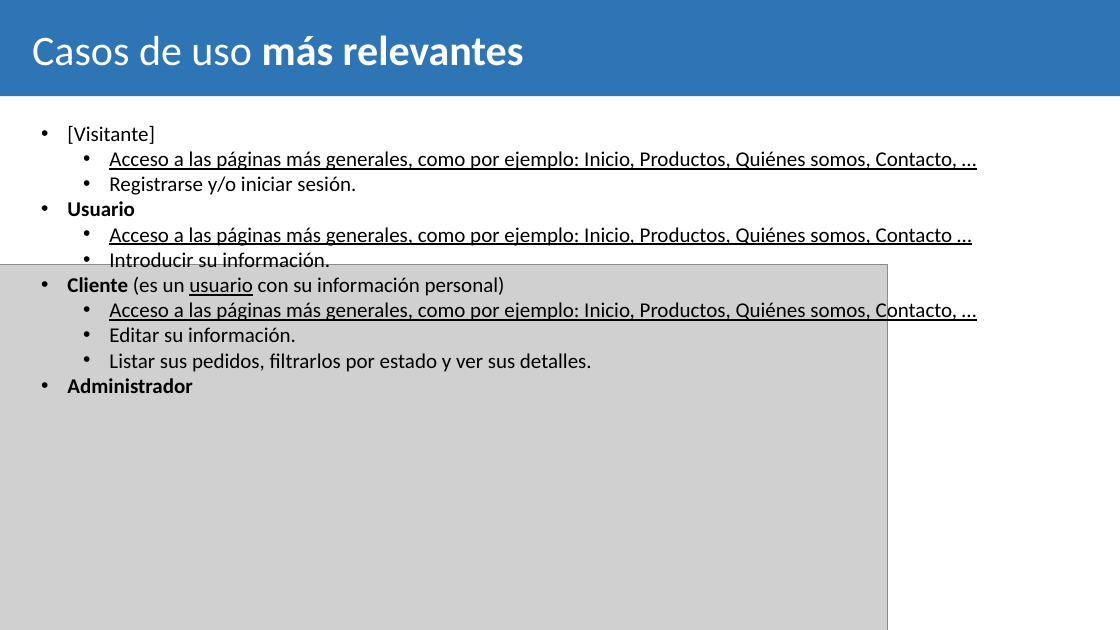
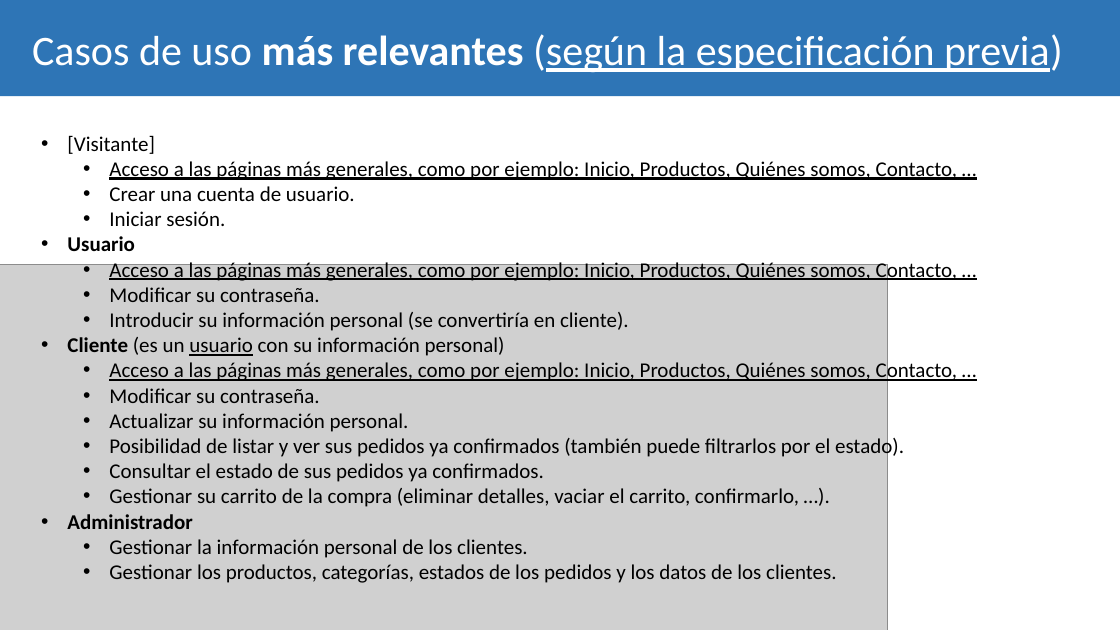
Before and after one commit to alejandromaringomez/ProyectoCameraShop, a slide deck: slide 5 of Camera.Shop.pptx (slide 6 before the commit). Drawn at 1120x630 pixels with LibreOffice and Linux fonts; fonts in the diff are those of the drawing; grey boxes stand for pictures. Boxes give left, top, right and bottom in pixels: in the first picture for what was removed or moved away, otherwise in the second. Text is boxed around its words. In the diff, an @@ line names an element or a change of style, - is before the commit and + after.

```diff
--- a/Camera.Shop.pptx
+++ b/Camera.Shop.pptx
@@ title at box(32, 34, 1063, 72): text changed; bold off @@
-Casos de uso más relevantes
+Casos de uso más relevantes (según la especificación previa)
@@ text "[Visitante]": place and size @@
-text "[Visitante]" at box(67, 125, 958, 393)
+text "[Visitante]" at box(67, 135, 958, 583)
@@ text at box(109, 186, 355, 226): text changed @@
-  • Registrarse y/o iniciar sesión.
+  • Crear una cuenta de usuario.
+  • Iniciar sesión.
@@ text at box(109, 259, 958, 331): text changed @@
-  • Acceso a las páginas más generales, como por ejemplo: Inicio, Productos, Quiénes somos, Contacto …
-  • Introducir su información.
+  • Acceso a las páginas más generales, como por ejemplo: Inicio, Productos, Quiénes somos, Contacto, …
+  • Modificar su contraseña.
+  • Introducir su información personal (se convertiría en cliente).
@@ text at box(109, 388, 904, 507): text changed @@
-  • Editar su información.
-  • Listar sus pedidos, filtrarlos por estado y ver sus detalles.
+  • Modificar su contraseña.
+  • Actualizar su información personal.
+  • Posibilidad de listar y ver sus pedidos ya confirmados (también puede filtrarlos por el estado).
+  • Consultar el estado de sus pedidos ya confirmados.
+  • Gestionar su carrito de la compra (eliminar detalles, vaciar el carrito, confirmarlo, …).
@@ text at box(109, 539, 836, 583): paragraphs added @@
+  • Gestionar la información personal de los clientes.
+  • Gestionar los productos, categorías, estados de los pedidos y los datos de los clientes.
```
Also in this commit, not shown: 1 other slide changed, 1 slide added, 1 slide removed.
